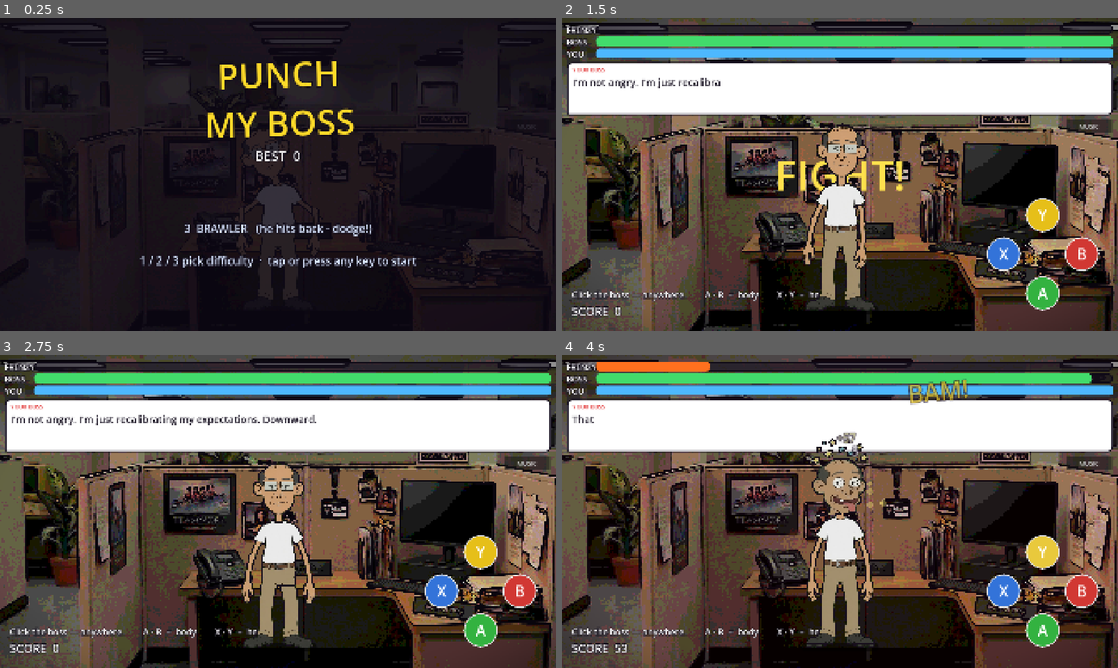
Above: before the commit, frames 1-4 (two rows, left to right).
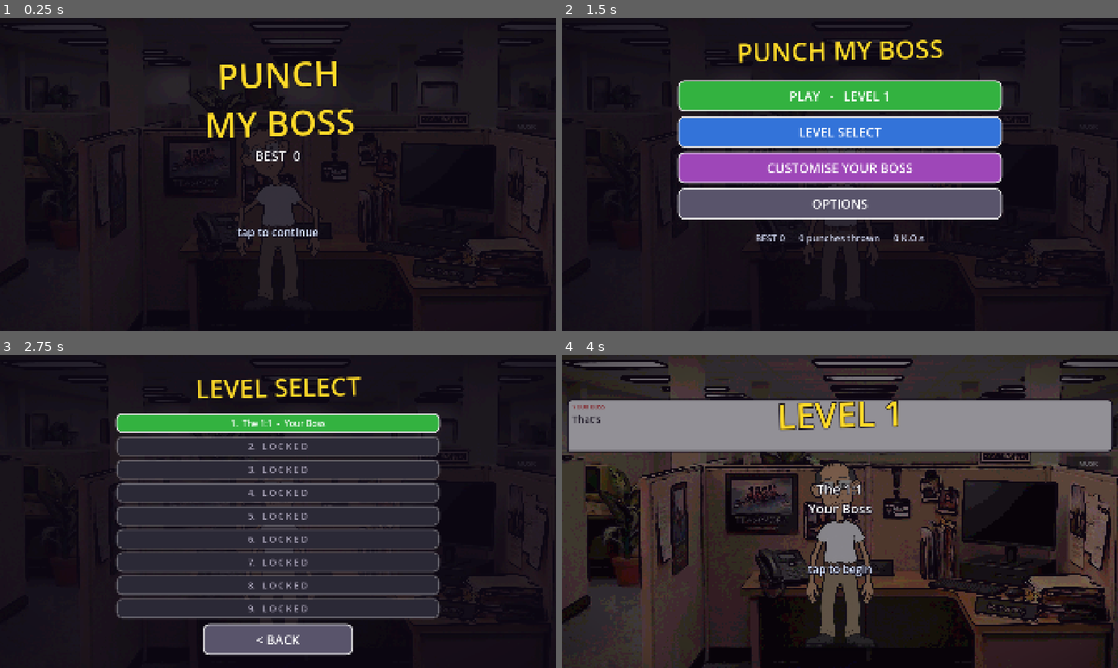
Above: after the commit, the same moments.

Repository: StaraxcreamTM/punch-my-boss-jun-14-2026
Game: Godot game, scene res://scenes/main.tscn
Two runs of this game, one before a commit and one after it. Both use one fixed random seed, a clock stepped at 60 frames per second and the inputs below.
Inputs (mouse positions are in pixels of both pictures, inside the frame that each line leads up to):
- Up to frame 1 (0.25 s): no input
- Up to frame 2 (1.5 s): tap Enter at 0.5 s; move the mouse to (962, 158) at 0.52 s; hold Right 0.53-1.25 s; tap B at 0.6 s; click (962, 158) at 0.67 s; tap Space at 0.77 s; click (840, 302) at 1.25 s, where only the run after the commit has a clickable "< BACK"
- Up to frame 3 (2.75 s): click (278, 467) at 2 s, where only the run after the commit has a clickable "LEVEL SELECT"
- Up to frame 4 (4 s): click (840, 423) at 2.75 s, where only the run after the commit has a clickable "1. The 1:1 - Your Boss"; click (1040, 552) at 3.5 s, where only the run before the commit has a clickable "Y"

The runs differ from the first frame. In frame 1, 1.5% of the frame differs, in the area x 25-75%, y 65-80%; in frame 2, 79%; in frame 3, 83%, in the area x 0-100%, y 0-100%; in frame 4, 67%.

Commit message:
v0.34: touch-first menu system
The tap-to-start title becomes the front door and everything hangs off a real
menu. Rows are full-width buttons with large tap targets, sized for thumbs
since Android is the target.

- Main menu: Play (shows current level), Level Select, Customise, Options, with
  the lifetime stats line kept underneath
- Level select: all 9 levels with name and opponent, current level highlighted,
  later ones locked until reached. `unlocked` is persisted and only advances on
  a win, not on entering a fight.
- Customise: tappable SKIN / HAIR / MOUSTACHE rows with NEXT steppers,
  replacing K/H/J-only cycling. The dim drops to 42% on this screen so the boss
  is visible changing behind it, and non-customisable opponents say so rather
  than offering dead controls.
- Options: music, vibration and difficulty toggles, with the difficulty
  descriptions that used to be crammed onto the title screen.

Two layout bugs caught on the filmstrip: nine level rows overflowed the screen
(rows 8-9 fell off the bottom, BACK overlapped row 7), and the title still
carried its old "1/2/3 pick difficulty" hint because the text replacement
hadn't matched.

Also records that the [dotnet] block removed in 718601e has come back on its
own: the mono editor re-adds it on every editor open, and this session has run
many import passes. That cleanup does not stick while the .NET editor is in
use, so it is accepted rather than fought.

Co-Authored-By: Claude Opus 4.8 (1M context) <noreply@anthropic.com>

Diff:
--- a/game/project.godot
+++ b/game/project.godot
@@ -26,6 +26,10 @@
 window/stretch/mode="canvas_items"
 window/stretch/aspect="expand"
 
+[dotnet]
+
+project/assembly_name="Punch My Boss"
+
 [rendering]
 
 renderer/rendering_method="mobile"
--- a/game/scripts/main.gd
+++ b/game/scripts/main.gd
@@ -97,7 +97,7 @@
 const ROUND_HP_SCALE := 1.4
 
 # --- screens / phases ------------------------------------------------------
-enum Phase { TITLE, PREFIGHT, FIGHT, GAMEOVER, VICTORY }
+enum Phase { TITLE, MENU, LEVELS, CUSTOMIZE, OPTIONS, PREFIGHT, FIGHT, GAMEOVER, VICTORY }
 var phase: int = Phase.TITLE
 var _screen: Control
 var _screen_dim: ColorRect
@@ -506,6 +506,7 @@
 	_apply_portrait()
 	apply_look()
 	_build_screens()
+	_build_menu_ui()
 	_show_title()
 
 	var taunt_timer := Timer.new()
@@ -669,7 +670,9 @@
 		# Touches arrive here too via Godot's emulate_mouse_from_touch.
 		if event.button_index == MOUSE_BUTTON_LEFT:
 			var mp := get_global_mouse_position()
-			if phase != Phase.FIGHT:
+			if phase in [Phase.MENU, Phase.LEVELS, Phase.CUSTOMIZE, Phase.OPTIONS]:
+				pass          # menu buttons handle their own taps
+			elif phase != Phase.FIGHT:
 				if event.pressed:
 					_advance_screen()
 			elif _gimmick() == "throw":
@@ -1615,6 +1618,33 @@
 	dm.timeout.connect(_demo_tick)
 	add_child(dm)
 
+var _tour: int = 0
+
+func _demo_tour() -> void:
+	match phase:
+		Phase.TITLE:
+			open_menu(Phase.MENU)
+		Phase.MENU:
+			_tour += 1
+			match _tour:
+				1:
+					open_menu(Phase.LEVELS)
+				2:
+					open_menu(Phase.CUSTOMIZE)
+				3:
+					open_menu(Phase.OPTIONS)
+				_:
+					_on_play()
+		Phase.LEVELS, Phase.OPTIONS:
+			open_menu(Phase.MENU)
+		Phase.CUSTOMIZE:
+			# Exercise the cycle buttons before moving on.
+			cycle_look("hair")
+			cycle_look("moustache")
+			open_menu(Phase.MENU)
+		_:
+			_advance_screen()
+
 func _take_shot() -> void:
 	# Guard: the timer can fire again during the await below, which produced a
 	# stray extra frame and a duplicate "done" line.
@@ -1635,10 +1665,10 @@
 func _demo_tick() -> void:
 	if _koing:
 		return
-	# Walk the screen flow (title -> prefight -> fight) so the filmstrip covers
-	# the menus as well as combat.
+	# Walk the whole front end so the filmstrip covers every screen, not just
+	# combat: title -> menu -> levels -> customise -> options -> play.
 	if phase != Phase.FIGHT:
-		_advance_screen()
+		_demo_tour()
 		return
 	_demo_step += 1
 	# Gimmick levels need their own scripted play.
@@ -1789,6 +1819,7 @@
 	if cfg.load(SAVE_PATH) != OK:
 		return
 	best_score = int(cfg.get_value("score", "best", 0))
+	unlocked = maxi(1, int(cfg.get_value("score", "unlocked", 1)))
 	stat_punches = int(cfg.get_value("stats", "punches", 0))
 	stat_damage = int(cfg.get_value("stats", "damage", 0))
 	stat_kos = int(cfg.get_value("stats", "kos", 0))
@@ -1808,6 +1839,7 @@
 func _save_prefs() -> void:
 	var cfg := ConfigFile.new()
 	cfg.set_value("score", "best", best_score)
+	cfg.set_value("score", "unlocked", unlocked)
 	cfg.set_value("stats", "punches", stat_punches)
 	cfg.set_value("stats", "damage", stat_damage)
 	cfg.set_value("stats", "kos", stat_kos)
@@ -1889,7 +1921,7 @@
 		_screen_sub.text += "
 %d punches thrown   ·   %d damage   ·   %d K.O.s" % [
 			stat_punches, stat_damage, stat_kos]
-	_screen_hint.text = "%s\n\n1 / 2 / 3 pick difficulty  ·  tap or press any key to start" % _difficulty_name()
+	_screen_hint.text = "tap to continue"
 	if rig_anim != null:
 		rig_anim.taunt()
 
@@ -1911,6 +1943,7 @@
 
 # The pre-fight beat: he gets a line in before the bell.
 func _start_prefight() -> void:
+	close_menu()
 	phase = Phase.PREFIGHT
 	_set_hud_visible(false)
 	boss_line.get_parent().visible = true      # he gets a line in first
@@ -1932,6 +1965,7 @@
 		rig_anim.point_at_player()
 
 func _start_fight() -> void:
+	close_menu()
 	phase = Phase.FIGHT
 	_set_hud_visible(true)
 	boss_line.get_parent().visible = true
@@ -1966,6 +2000,7 @@
 		_enter_guard()
 
 func _show_gameover(won: bool) -> void:
+	close_menu()
 	phase = Phase.VICTORY if won else Phase.GAMEOVER
 	best_score = maxi(best_score, score)
 	_save_prefs()
@@ -1982,18 +2017,20 @@
 func _advance_screen() -> void:
 	match phase:
 		Phase.TITLE:
-			_start_prefight()
+			open_menu(Phase.MENU)
 		Phase.PREFIGHT:
 			_start_fight()
 		Phase.VICTORY:
 			level = mini(level + 1, LEVELS.size())
+			unlocked = maxi(unlocked, level)
+			_save_prefs()
 			score = 0
 			_score_shown = 0.0
-			_start_prefight()
+			open_menu(Phase.MENU)
 		Phase.GAMEOVER:
 			score = 0
 			_score_shown = 0.0
-			_start_prefight()
+			open_menu(Phase.MENU)
 		_:
 			pass
 
@@ -2807,3 +2844,267 @@
 		.set_trans(Tween.TRANS_SINE).set_ease(Tween.EASE_OUT)
 	await tw.finished
 	set_pose("guard" if has_pose("guard") else "")
+
+# --- menu system ------------------------------------------------------------
+# Touch-first: every row is a full-width button with a large tap target, since
+# Android is the target and thumbs are imprecise. The title screen is the front
+# door; everything else hangs off the main menu.
+const MENU_ROW_H := 108.0
+const MENU_W := 1120.0
+
+var _menu: Control
+var _menu_dim: ColorRect
+var _menu_title: Label
+var _menu_rows: VBoxContainer
+var _menu_back: Button
+var unlocked: int = 1          # highest level reached, persisted
+
+func _build_menu_ui() -> void:
+	_menu = Control.new()
+	_menu.set_anchors_preset(Control.PRESET_FULL_RECT)
+	_menu.z_index = 95
+	_menu.visible = false
+	add_child(_menu)
+
+	_menu_dim = ColorRect.new()
+	_menu_dim.color = Color(0.05, 0.03, 0.08, 0.86)
+	_menu_dim.set_anchors_preset(Control.PRESET_FULL_RECT)
+	_menu_dim.mouse_filter = Control.MOUSE_FILTER_IGNORE
+	_menu.add_child(_menu_dim)
+
+	_menu_title = _big_label(88, Color(1, 0.86, 0.16), -0.02)
+	_menu_title.offset_top = 70.0
+	_menu_title.offset_bottom = 190.0
+	_menu.add_child(_menu_title)
+
+	_menu_rows = VBoxContainer.new()
+	_menu_rows.add_theme_constant_override("separation", 16)
+	_menu_rows.anchor_left = 0.5
+	_menu_rows.anchor_right = 0.5
+	_menu_rows.offset_left = -MENU_W * 0.5
+	_menu_rows.offset_right = MENU_W * 0.5
+	_menu_rows.offset_top = 215.0
+	_menu.add_child(_menu_rows)
+
+	_menu_back = _menu_button("< BACK", Color(0.35, 0.33, 0.42))
+	_menu_back.anchor_top = 1.0
+	_menu_back.anchor_bottom = 1.0
+	_menu_back.anchor_left = 0.5
+	_menu_back.anchor_right = 0.5
+	_menu_back.offset_left = -260.0
+	_menu_back.offset_right = 260.0
+	_menu_back.offset_top = -152.0
+	_menu_back.offset_bottom = -152.0 + MENU_ROW_H
+	_menu_back.pressed.connect(_menu_back_pressed)
+	_menu.add_child(_menu_back)
+
+func _menu_button(text: String, col: Color = Color(0.20, 0.45, 0.85)) -> Button:
+	var b := Button.new()
+	b.text = text
+	b.focus_mode = Control.FOCUS_NONE
+	b.custom_minimum_size = Vector2(0, MENU_ROW_H)
+	b.add_theme_font_size_override("font_size", 44)
+	b.add_theme_color_override("font_color", Color(1, 1, 1))
+	b.add_theme_color_override("font_hover_color", Color(1, 1, 1))
+	b.add_theme_color_override("font_pressed_color", Color(1, 1, 1))
+	b.add_theme_color_override("font_disabled_color", Color(0.66, 0.64, 0.72))
+	var sb := StyleBoxFlat.new()
+	sb.bg_color = col
+	sb.set_corner_radius_all(22)
+	sb.set_border_width_all(5)
+	sb.border_color = Color(1, 1, 1, 0.85)
+	sb.content_margin_left = 30.0
+	sb.content_margin_right = 30.0
+	b.add_theme_stylebox_override("normal", sb)
+	var hv: StyleBoxFlat = sb.duplicate()
+	hv.bg_color = col.lightened(0.14)
+	b.add_theme_stylebox_override("hover", hv)
+	var pr: StyleBoxFlat = sb.duplicate()
+	pr.bg_color = col.darkened(0.22)
+	b.add_theme_stylebox_override("pressed", pr)
+	var ds: StyleBoxFlat = sb.duplicate()
+	ds.bg_color = Color(0.17, 0.16, 0.21)
+	ds.border_color = Color(1, 1, 1, 0.22)
+	b.add_theme_stylebox_override("disabled", ds)
+	return b
+
+func _clear_rows() -> void:
+	for c in _menu_rows.get_children():
+		_menu_rows.remove_child(c)
+		c.queue_free()
+
+func open_menu(kind: int) -> void:
+	phase = kind
+	_set_hud_visible(false)
+	boss_line.get_parent().visible = false
+	_screen.visible = false
+	_menu.visible = true
+	_clear_rows()
+	_menu_rows.add_theme_constant_override("separation", 16)
+	_menu_rows.offset_top = 215.0
+	# Customise wants the boss visible behind it; the rest dim him right out.
+	var a := 0.42 if kind == Phase.CUSTOMIZE else 0.86
+	_menu_dim.color = Color(0.05, 0.03, 0.08, a)
+	_menu_back.visible = kind != Phase.MENU
+	match kind:
+		Phase.MENU:
+			_populate_main()
+		Phase.LEVELS:
+			_populate_levels()
+		Phase.CUSTOMIZE:
+			_populate_customize()
+		Phase.OPTIONS:
+			_populate_options()
+
+func close_menu() -> void:
+	_menu.visible = false
+
+func _menu_back_pressed() -> void:
+	if phase != Phase.MENU:
+		open_menu(Phase.MENU)
+
+func _populate_main() -> void:
+	_menu_title.text = "PUNCH MY BOSS"
+	var play := _menu_button("PLAY   -   LEVEL %d" % level, Color(0.20, 0.70, 0.25))
+	play.pressed.connect(_on_play)
+	_menu_rows.add_child(play)
+	var lv := _menu_button("LEVEL SELECT")
+	lv.pressed.connect(func() -> void: open_menu(Phase.LEVELS))
+	_menu_rows.add_child(lv)
+	var cu := _menu_button("CUSTOMISE YOUR BOSS", Color(0.62, 0.28, 0.72))
+	cu.pressed.connect(func() -> void: open_menu(Phase.CUSTOMIZE))
+	_menu_rows.add_child(cu)
+	var op := _menu_button("OPTIONS", Color(0.35, 0.33, 0.42))
+	op.pressed.connect(func() -> void: open_menu(Phase.OPTIONS))
+	_menu_rows.add_child(op)
+	var st := Label.new()
+	st.text = "BEST %d      %d punches thrown      %d K.O.s" % [best_score, stat_punches, stat_kos]
+	st.add_theme_font_size_override("font_size", 32)
+	st.add_theme_color_override("font_color", Color(0.82, 0.85, 0.95))
+	st.horizontal_alignment = HORIZONTAL_ALIGNMENT_CENTER
+	st.vertical_alignment = VERTICAL_ALIGNMENT_CENTER
+	st.custom_minimum_size = Vector2(0, 96)
+	_menu_rows.add_child(st)
+
+func _on_play() -> void:
+	close_menu()
+	_start_prefight()
+
+func _populate_levels() -> void:
+	_menu_title.text = "LEVEL SELECT"
+	_menu_rows.add_theme_constant_override("separation", 10)
+	_menu_rows.offset_top = 200.0
+	for i in LEVELS.size():
+		var n := i + 1
+		var cfg: Dictionary = LEVELS[i]
+		var who := "Your Boss"
+		var r: Dictionary = ROSTER.get(n, {})
+		if not r.is_empty():
+			who = String(r.get("who", who))
+		var locked := n > unlocked
+		var label := "%d.  %s  -  %s" % [n, String(cfg.get("name", "")), who]
+		if locked:
+			label = "%d.   L O C K E D" % n
+		var col := Color(0.20, 0.45, 0.85)
+		if locked:
+			col = Color(0.17, 0.16, 0.21)
+		elif n == level:
+			col = Color(0.20, 0.70, 0.25)
+		var b := _menu_button(label, col)
+		b.add_theme_font_size_override("font_size", 30)
+		# 9 rows at the default height overflowed the screen: rows 8-9 fell off
+		# the bottom and BACK sat on top of row 7.
+		b.custom_minimum_size = Vector2(0, 70)
+		b.disabled = locked
+		if not locked:
+			b.pressed.connect(_on_pick_level.bind(n))
+		_menu_rows.add_child(b)
+
+func _on_pick_level(n: int) -> void:
+	level = n
+	close_menu()
+	_start_prefight()
+
+func _populate_customize() -> void:
+	_menu_title.text = "CUSTOMISE"
+	if not is_customisable():
+		var note := _menu_button("This opponent uses their own artwork.", Color(0.24, 0.22, 0.30))
+		note.add_theme_font_size_override("font_size", 34)
+		note.disabled = true
+		_menu_rows.add_child(note)
+		return
+	_add_cycle_row("SKIN", "skin")
+	_add_cycle_row("HAIR", "hair")
+	_add_cycle_row("MOUSTACHE", "moustache")
+
+func _look_value(what: String) -> String:
+	match what:
+		"skin":
+			return "%d of %d" % [look_skin + 1, SKIN_TONES.size()]
+		"hair":
+			return _opt_name(HAIR_OPTS[posmod(look_hair, HAIR_OPTS.size())])
+		_:
+			return _opt_name(MOUSTACHE_OPTS[posmod(look_moustache, MOUSTACHE_OPTS.size())])
+
+func _opt_name(s: String) -> String:
+	if s == "":
+		return "NONE"
+	return s.replace("hair_", "").replace("mustache_", "").replace("mustache", "PLAIN").to_upper()
+
+func _add_cycle_row(title: String, what: String) -> void:
+	var row := HBoxContainer.new()
+	row.add_theme_constant_override("separation", 14)
+	row.custom_minimum_size = Vector2(0, MENU_ROW_H)
+	var lbl := _menu_button("%s:  %s" % [title, _look_value(what)], Color(0.24, 0.22, 0.30))
+	lbl.size_flags_horizontal = Control.SIZE_EXPAND_FILL
+	lbl.disabled = true
+	row.add_child(lbl)
+	var nxt := _menu_button("NEXT", Color(0.62, 0.28, 0.72))
+	nxt.custom_minimum_size = Vector2(300, MENU_ROW_H)
+	nxt.pressed.connect(_on_cycle.bind(what, title, lbl))
+	row.add_child(nxt)
+	_menu_rows.add_child(row)
+
+func _on_cycle(what: String, title: String, lbl: Button) -> void:
+	cycle_look(what)
+	if is_instance_valid(lbl):
+		lbl.text = "%s:  %s" % [title, _look_value(what)]
+
+func _populate_options() -> void:
+	_menu_title.text = "OPTIONS"
+	var mus := _menu_button("MUSIC:  %s" % ("ON" if music_on else "OFF"),
+		Color(0.20, 0.70, 0.25) if music_on else Color(0.35, 0.33, 0.42))
+	mus.pressed.connect(_on_toggle_music)
+	_menu_rows.add_child(mus)
+
+	var hap := _menu_button("VIBRATION:  %s" % ("ON" if haptics_on else "OFF"),
+		Color(0.20, 0.70, 0.25) if haptics_on else Color(0.35, 0.33, 0.42))
+	hap.pressed.connect(_on_toggle_haptics)
+	_menu_rows.add_child(hap)
+
+	var names := ["PUNCHING BAG", "DEFENSIVE", "BRAWLER"]
+	var dif := _menu_button("DIFFICULTY:  %s" % names[clampi(difficulty, 0, 2)])
+	dif.pressed.connect(_on_cycle_difficulty)
+	_menu_rows.add_child(dif)
+
+	var hint := Label.new()
+	hint.text = "Punching Bag - he never fights back.\nDefensive - he guards, but won't swing.\nBrawler - he hits back, so dodge."
+	hint.add_theme_font_size_override("font_size", 30)
+	hint.add_theme_color_override("font_color", Color(0.82, 0.85, 0.95))
+	hint.horizontal_alignment = HORIZONTAL_ALIGNMENT_CENTER
+	hint.custom_minimum_size = Vector2(0, 160)
+	_menu_rows.add_child(hint)
+
+func _on_toggle_music() -> void:
+	toggle_music()
+	open_menu(Phase.OPTIONS)
+
+func _on_toggle_haptics() -> void:
+	haptics_on = not haptics_on
+	_save_prefs()
+	open_menu(Phase.OPTIONS)
+
+func _on_cycle_difficulty() -> void:
+	difficulty = (difficulty + 1) % 3
+	_save_prefs()
+	open_menu(Phase.OPTIONS)
